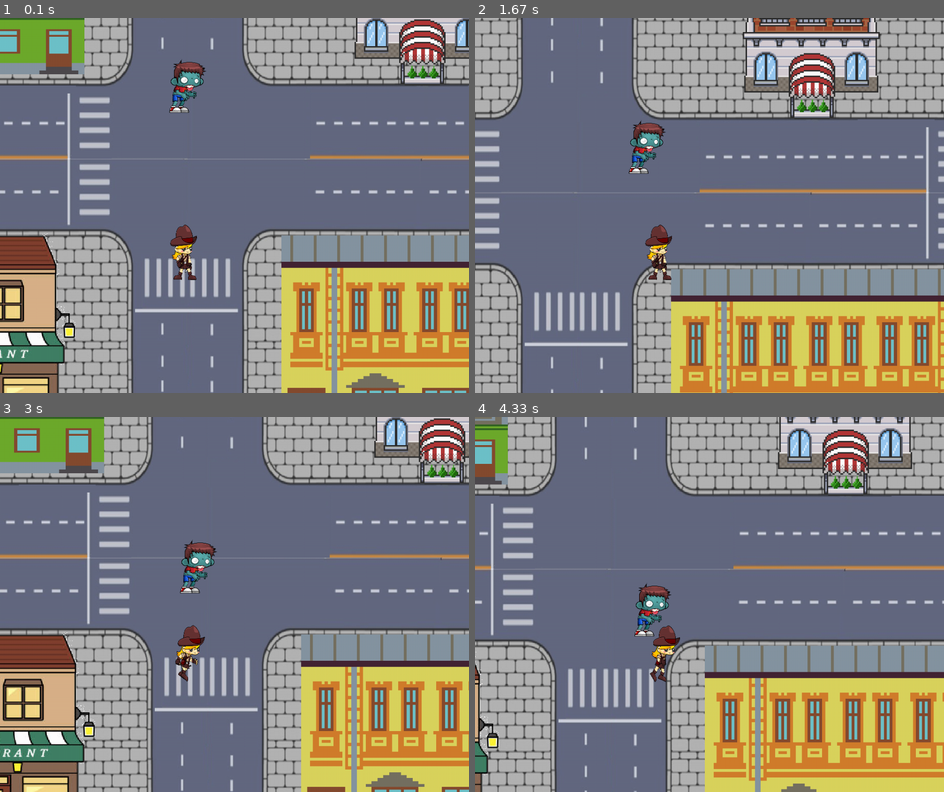
Above: before the commit, frames 1-4 (two rows, left to right).
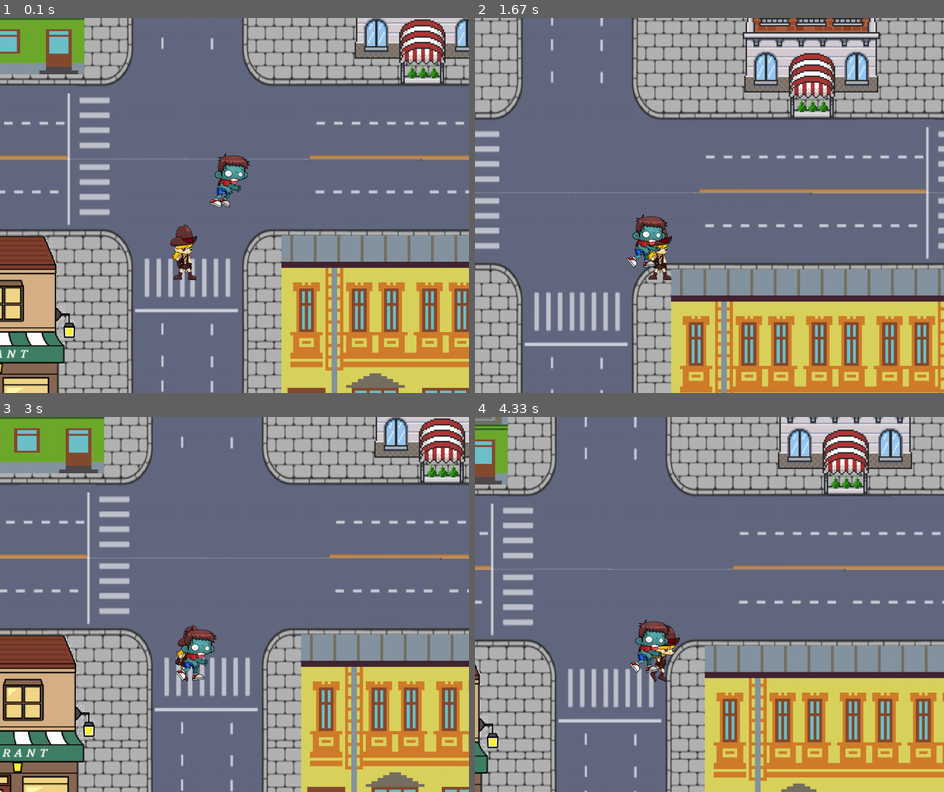
Above: after the commit, the same moments.

Repository: viniciusgomes2005/pygame_GPV
Game: pygame game, started from Futura junta.py
Same seed, same stepped clock (60 frames per second), same inputs: the game is played once before the commit and once after it.
Inputs:
- Up to frame 1 (0.1 s): no input
- Up to frame 2 (1.67 s): hold D 0.33-0.8 s; hold W 0.83-1.13 s; hold D 1.17-1.63 s
- Up to frame 3 (3 s): hold A 1.67-2.2 s; hold S 2.23-2.53 s; hold A 2.57-2.97 s
- Up to frame 4 (4.33 s): hold W 3-3.37 s; hold D 3.4-4.03 s; hold S from 4.07 s (still down)

The runs differ from the first frame. In frame 1, 1.3% of the frame differs, in the area x 36-54%, y 10-51%; in frame 2, 1.3%, in the area x 32-42%, y 27-67%; in frame 3, 1.3%; in frame 4, 1.2%.

Commit message:
Zombie Animação

Diff:
--- a/Futura junta.py
+++ b/Futura junta.py
@@ -119,20 +119,22 @@
                     self.frame=10
 
 class Zombie(pygame.sprite.Sprite):
-    def __init__(self, img, speedx, speedy,speedxmap,speedymap):
+    def __init__(self, anim, speedx, speedy,speedxmap,speedymap):
         # Construtor da classe mãe (Sprite).
         pygame.sprite.Sprite.__init__(self)
-
-        self.img = img
-        self.mask = pygame.mask.from_surface(self.img)
-
+        self.frame=0
+        self.anim=anim
+        self.img=self.anim[self.frame]
+        self.mask= pygame.mask.from_surface(self.img)
         self.rect = self.img.get_rect()
-        self.rect.centerx =  400
-        self.rect.bottom = 200
+        self.rect.centerx =  500
+        self.rect.bottom = 400
         self.speedy = speedy
         self.speedx = speedx
         self.speedxmap = speedxmap
         self.speedymap = speedymap
+        self.last_update = pygame.time.get_ticks() # Guarda o tick da primeira imagem, ou seja, o momento em que a imagem foi mostrada
+        self.frame_ticks=50
     def move(self):
         # Move em x
         if self.rect.x > P1.rect.x:
@@ -147,9 +149,18 @@
     def update(self):
         self.rect.x += self.speedxmap
         self.rect.y += self.speedymap
+    def Animacao(self):
+        now=pygame.time.get_ticks()
+        elapsed_ticks= now - self.last_update
+        if elapsed_ticks>self.frame_ticks:
+            self.last_update=now
+            self.frame+=1
+            if self.frame >= 10:
+                self.frame=0
+            self.img=self.anim[self.frame]
 P1=Player(assets['Player_Normal_Anim'],Parado)
 Player_Grupo.add(P1)
-Z1 = Zombie(zombie_img,1 ,1,0,0)
+Z1 = Zombie(assets['Zombie_Anim'],1 ,1,0,0)
 Zombie_Grupo.add(Z1)
 
 for i in range(6):
@@ -236,7 +247,7 @@
     Player_Grupo.update() # Atualiza os sprites do Player
     Z1.move()
     Z1.update()
-
+    Z1.Animacao()
     hits= pygame.sprite.groupcollide(Player_Grupo,Construcoes_Grupo,False,False,pygame.sprite.collide_mask) #verifica colisões
     if hits!= {}:
         for quadra in mapa:
--- a/assets.py
+++ b/assets.py
@@ -8,6 +8,7 @@
     assets = {}
     casas = []
     Player_Normal_Anim=[]
+    Zombie_Anim=[]
     for i in range(1,11):
     # Os arquivos de animação são numerados de 00 a 10
         Player_Normal = 'assets/Sprites/Player_Normal{}.png'.format(i)
@@ -26,7 +27,20 @@
         Player_Ataca_img = pygame.image.load(Player_Ataca).convert_alpha()
         Player_Ataca_img = pygame.transform.scale(Player_Ataca_img, (120, 130))
         Player_Normal_Anim.append(Player_Ataca_img)
+    for i in range(1,11):
+    # Os arquivos de animação são numerados de 00 a 10
+        Zombie_Run = 'assets/Sprites/Walk ({}).png'.format(i)
+        Zombie_Run_img = pygame.image.load(Zombie_Run).convert_alpha()
+        Zombie_Run_img = pygame.transform.scale(Zombie_Run_img, (120, 130))
+        Zombie_Anim.append(Zombie_Run_img)
+    for i in range(1,8):
+    # Os arquivos de animação são numerados de 00 a 10
+        Zombie_Ataca = 'assets/Sprites/Dead ({}).png'.format(i)
+        Zombie_Ataca_img = pygame.image.load(Zombie_Ataca).convert_alpha()
+        Zombie_Ataca_img = pygame.transform.scale(Zombie_Ataca_img, (120, 130))
+        Zombie_Anim.append(Zombie_Ataca_img)
     assets['Player_Normal_Anim'] = Player_Normal_Anim
+    assets['Zombie_Anim']=Zombie_Anim
     predio1_img = pygame.image.load('assets/Sprites/predio1.png').convert_alpha()
     predio1_img = pygame.transform.scale(predio1_img, (300, 500))
     predio1=[predio1_img,350,150]
